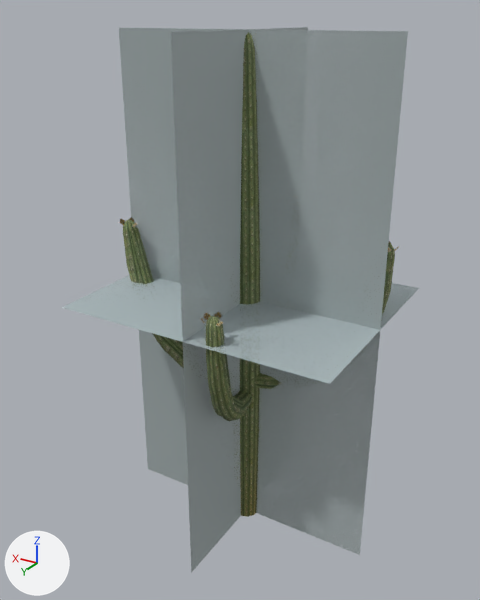
One commit to the glTF model data/models/board/vegetation/cactus-flowers.glb: the scene before it, then after it.
Before and after are seen from a 50 mm camera at (-18.0, 30.9, 30.7) aimed at (0.5, 0.0, 15.2). Lighting does not change. The marker at lower left points along +X, +Y and +Z. The first picture is the older version. Where no turn or scale is listed for an object, it has been applied to the vertices. Vertices at exactly the same position are counted once.

Script lines for the objects in view, before the commit:
```python
me_cactus_flowers_lod0 = bpy.data.meshes.new('cactus-flowers-lod0')
me_cactus_flowers_lod0.from_pydata(...)  # 1205 vertices, 2142 faces; spans x -8.1..8.4, y -6.8..6.5, z 0.0..30.0
# faces by material slot: [2112, 30]
me_cactus_flowers_lod0.materials.append(mat_cactus)
me_cactus_flowers_lod0.materials.append(mat_flower_cutout)
me_cactus_flowers_lod2 = bpy.data.meshes.new('cactus-flowers-lod2')
me_cactus_flowers_lod2.from_pydata(...)  # 171 vertices, 228 faces; spans x -7.9..8.5, y -6.8..6.4, z 0.0..30.0
# faces by material slot: [208, 20]
me_cactus_flowers_lod2.materials.append(mat_cactus)
me_cactus_flowers_lod2.materials.append(mat_flower_cutout)
me_cactus_flowers_lod3 = bpy.data.meshes.new('cactus-flowers-lod3')
me_cactus_flowers_lod3.from_pydata(...)  # 12 vertices, 6 faces; spans x -8.1..8.4, y -6.8..6.5, z 0.0..30.0
me_cactus_flowers_lod3.materials.append(mat_impostor)  # its picture is missing
ob_cactus_flowers_lod0_001 = bpy.data.objects.new('cactus-flowers-lod0.001', me_cactus_flowers_lod0)
ob_cactus_flowers_lod0_001.location = (0.0, 0.0, 0.0)
ob_cactus_flowers_lod2_001 = bpy.data.objects.new('cactus-flowers-lod2.001', me_cactus_flowers_lod2)
ob_cactus_flowers_lod2_001.location = (0.0, 0.0, 0.0)
ob_cactus_flowers_lod3_001 = bpy.data.objects.new('cactus-flowers-lod3.001', me_cactus_flowers_lod3)
ob_cactus_flowers_lod3_001.location = (0.0, 0.0, 0.0)
# also in view: 'cactus-flowers-lod1.001' at (0.3, -0.2, 15.0)
```
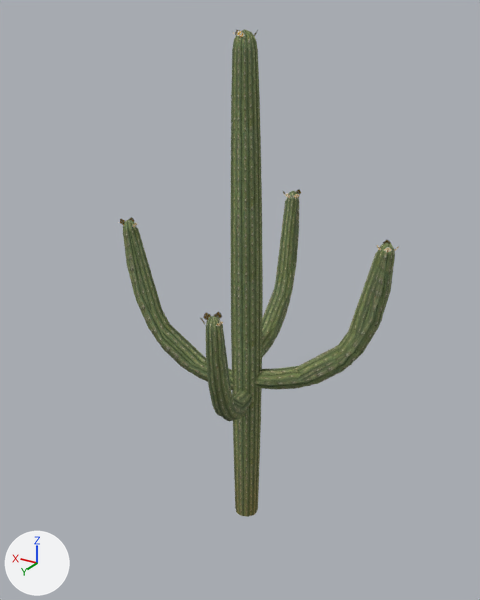
Where the change shows, as pixel boxes (x1, y1, x2, y2) in the pictures (480 x 600 px; the box of a moved part takes in the faces that stretch with it):
'cactus-flowers-lod3.001', reshaped, recoloured (not visible afterwards)
    before: (62, 27, 419, 573)
part 1 of me_cactus_flowers_lod3, moved or reshaped (not visible afterwards)
    before: (119, 28, 408, 555)
part 2 of me_cactus_flowers_lod3, moved or reshaped (not visible afterwards)
    before: (62, 252, 419, 384)
part 3 of me_cactus_flowers_lod3, recoloured
    before: (119, 27, 419, 573)

Edits to the bpy script that builds the scene:
```text
Change me_cactus_flowers_lod3:
    used by ob_cactus_flowers_lod3_001; location = (0.0, 0.0, 0.0)
    remove me_cactus_flowers_lod3.from_pydata(...)  # 12 vertices, 6 faces; spans x -8.1..8.4, y -6.8..6.5, z 0.0..30.0
    add me_cactus_flowers_lod3.from_pydata(...)  # 12 vertices, 6 faces; spans x -7.9..8.5, y -6.8..6.4, z 0.0..30.0
    me_cactus_flowers_lod3 part 1: the loose piece of 4 vertices spanning x -8.1..8.4, y 0.0, z 0.0..30.0 is moved by (0.2, 0.0, 0.0)
    me_cactus_flowers_lod3 part 2: the loose piece of 4 vertices spanning x -8.1..8.4, y -6.8..6.5, z 15.4 is moved by (0.2, -0.1, 0.6)
    me_cactus_flowers_lod3 part 3: 6 faces centred in x -2.6..2.9, y -2.3..2.1, z 10.0..20.0 are repainted in the vertex colours; the middle colour goes from white #effeff to beige #fffed5
    other edits to the shape of me_cactus_flowers_lod3 do not show in these pictures
```
